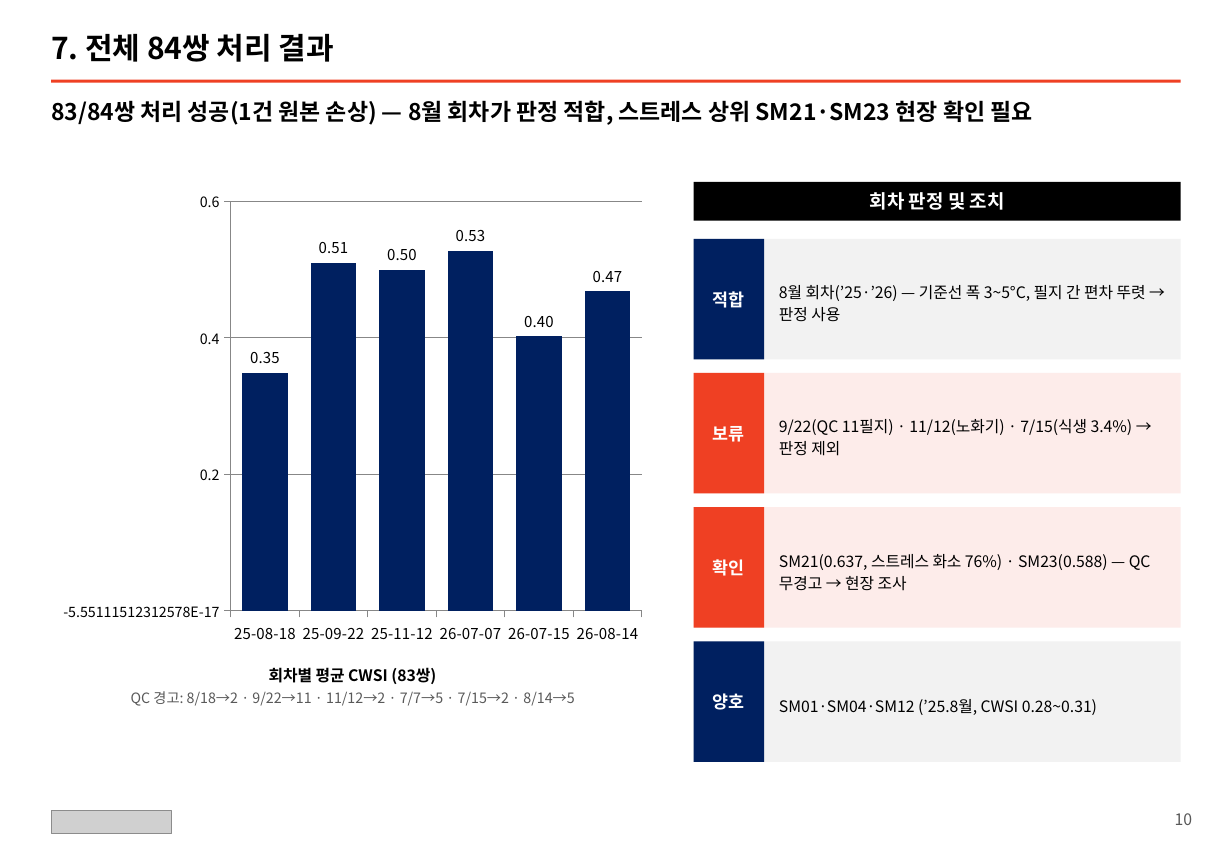
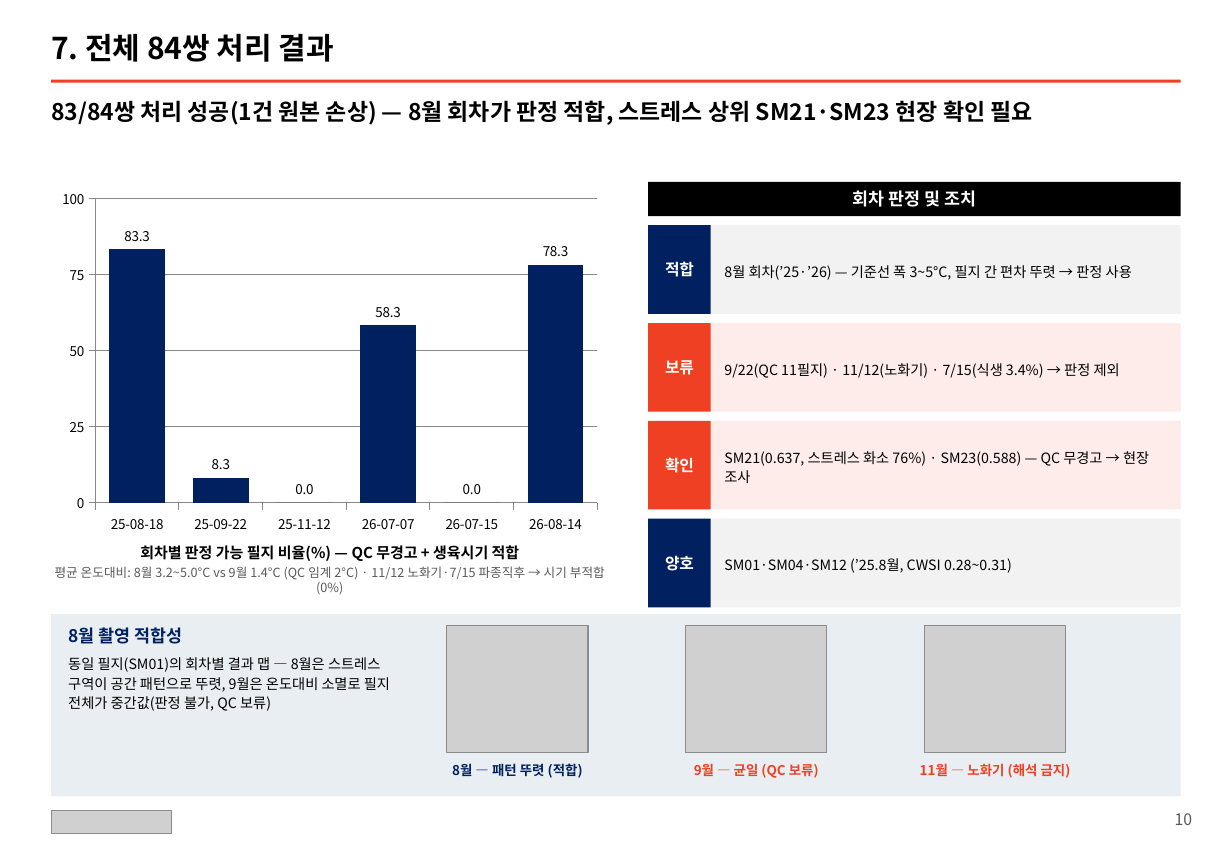
Before and after one commit to sirasony35/thermal-analysis, a slide deck: slide 11 of CWSI_v2_기술이관_대동양식.pptx (slide 10 before the commit). Drawn at 1232x853 pixels with LibreOffice and Linux fonts; fonts in the diff are those of the drawing; grey boxes stand for pictures. Boxes give left, top, right and bottom in pixels: in the first picture for what was removed or moved away, otherwise in the second. Text is boxed around its words. In the diff, an @@ line names an element or a change of style, - is before the commit and + after.

```diff
--- a/CWSI_v2_기술이관_대동양식.pptx
+++ b/CWSI_v2_기술이관_대동양식.pptx
@@ column chart at (x1=51, y1=182, x2=609, y2=540) @@
-Series 1: 0.35, 0.51, 0.5, 0.53, 0.4, 0.47
+Series 1: 83.3, 8.3, 0, 58.3, 0, 78.3
@@ data labels of Series 1 changed @@
@@ category axis changed @@
@@ value axis changed @@
@@ column chart resized from (x1=51, y1=182, x2=654, y2=654) to (x1=51, y1=182, x2=609, y2=540) @@
@@ text "회차 판정 및 조치" moved from (x1=870, y1=192, x2=1005, y2=210) to (x1=852, y1=190, x2=976, y2=207) @@
@@ text "회차 판정 및 조치" at (x1=852, y1=190, x2=976, y2=207): size 12 to 11 pt @@
@@ rectangle resized from (x1=694, y1=182, x2=1181, y2=221) to (x1=648, y1=182, x2=1181, y2=216) @@
@@ text "적합" moved from (x1=713, y1=291, x2=745, y2=308) to (x1=665, y1=261, x2=694, y2=277) @@
@@ rectangle resized from (x1=694, y1=239, x2=1181, y2=359) to (x1=648, y1=225, x2=1181, y2=314) @@
@@ rectangle resized from (x1=694, y1=239, x2=764, y2=359) to (x1=648, y1=225, x2=711, y2=314) @@
@@ text "8월 회차(’25·’26) — 기준선 폭 ..." moved from (x1=779, y1=285, x2=1146, y2=322) to (x1=724, y1=265, x2=1132, y2=280) @@
@@ text "보류" moved from (x1=713, y1=426, x2=745, y2=442) to (x1=665, y1=360, x2=694, y2=375) @@
@@ rectangle resized from (x1=694, y1=373, x2=1181, y2=494) to (x1=648, y1=323, x2=1181, y2=412) @@
@@ rectangle resized from (x1=694, y1=373, x2=764, y2=494) to (x1=648, y1=323, x2=711, y2=412) @@
@@ text "9/22(QC 11필지) · 11/12(노화기) · ..." moved from (x1=779, y1=419, x2=1133, y2=456) to (x1=724, y1=363, x2=1120, y2=378) @@
@@ text "확인" moved from (x1=713, y1=559, x2=745, y2=576) to (x1=665, y1=457, x2=694, y2=473) @@
@@ rectangle resized from (x1=694, y1=507, x2=1181, y2=628) to (x1=648, y1=421, x2=1181, y2=510) @@
@@ rectangle resized from (x1=694, y1=507, x2=764, y2=628) to (x1=648, y1=421, x2=711, y2=510) @@
@@ text "SM21(0.637, 스트레스 화소 76%) · ..." moved from (x1=779, y1=554, x2=1151, y2=591) to (x1=724, y1=451, x2=1149, y2=483) @@
@@ size 11 to 10 pt in 4 elements at (x1=665, y1=261, x2=694, y2=277), (x1=665, y1=360, x2=694, y2=375), (x1=665, y1=457, x2=694, y2=473), (x1=665, y1=555, x2=694, y2=571) @@
@@ text "양호" moved from (x1=713, y1=693, x2=745, y2=710) to (x1=665, y1=555, x2=694, y2=571) @@
@@ rectangle resized from (x1=694, y1=642, x2=1181, y2=762) to (x1=648, y1=519, x2=1181, y2=607) @@
@@ rectangle resized from (x1=694, y1=642, x2=764, y2=762) to (x1=648, y1=519, x2=711, y2=607) @@
@@ size 10 to 9 pt; line spacing 1.15 to 1.1 in 4 elements at (x1=724, y1=265, x2=1132, y2=280), (x1=724, y1=363, x2=1120, y2=378), (x1=724, y1=451, x2=1149, y2=483), (x1=724, y1=558, x2=1012, y2=573) @@
@@ text "SM01·SM04·SM12 (’25.8월, CWSI 0.28~0.31)" moved from (x1=779, y1=699, x2=1097, y2=715) to (x1=724, y1=558, x2=1012, y2=573) @@
@@ text at (x1=55, y1=545, x2=605, y2=594): text changed; size 9 to 8 pt @@
-회차별 평균 CWSI (83쌍)
-QC 경고: 8/18→2 · 9/22→11 · 11/12→2 · 7/7→5 · 7/15→2 · 8/14→5
+회차별 판정 가능 필지 비율(%) — QC 무경고 + 생육시기 적합
+평균 온도대비: 8월 3.2~5.0°C vs 9월 1.4°C (QC 임계 2°C) · 11/12 노화기·7/15 파종직후 → 시기 부적합(0%)
@@ rectangle added at (x1=51, y1=614, x2=1181, y2=796), fill #E9EEF2 @@
@@ text added at (x1=68, y1=627, x2=390, y2=711), 9 pt, text #000000 @@
+8월 촬영 적합성
+동일 필지(SM01)의 회차별 결과 맵 — 8월은 스트레스 구역이 공간 패턴으로 뚜렷, 9월은 온도대비 소멸로 필지 전체가 중간값(판정 불가, QC 보류)
@@ picture added at (x1=447, y1=626, x2=588, y2=753) @@
@@ picture added at (x1=686, y1=626, x2=827, y2=753) @@
@@ picture added at (x1=925, y1=626, x2=1066, y2=753) @@
@@ text added at (x1=452, y1=763, x2=583, y2=778), 8.5 pt, text #002060, bold @@
+8월 — 패턴 뚜렷 (적합)
@@ text added at (x1=694, y1=763, x2=819, y2=778), 8.5 pt, text #EF4023, bold @@
+9월 — 균일 (QC 보류)
@@ text added at (x1=920, y1=763, x2=1071, y2=778), 8.5 pt, text #EF4023, bold @@
+11월 — 노화기 (해석 금지)
```
Also in this commit, not shown: 5 other slides changed, 1 slide added, 1 other file.
